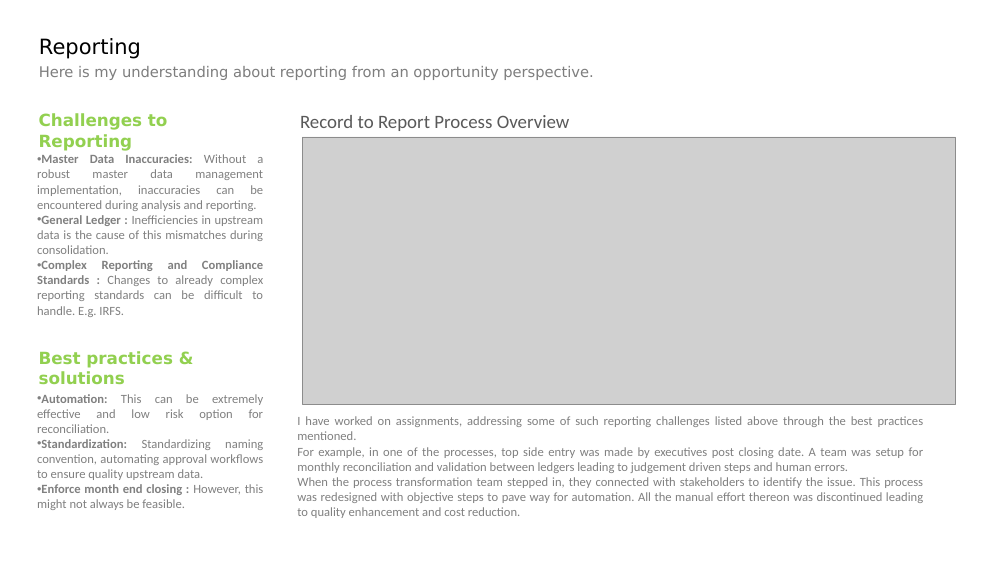
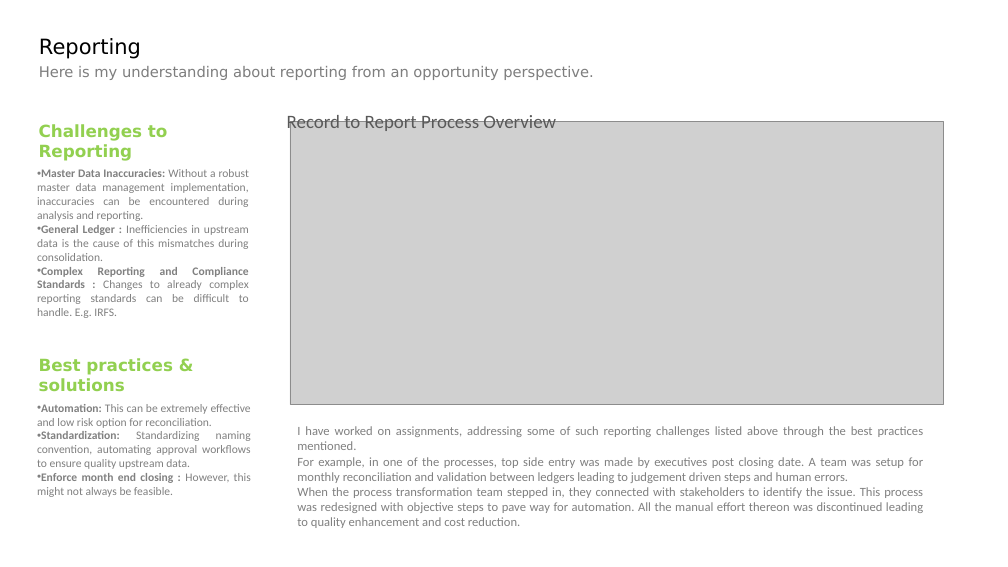
Before and after one commit to vishaln90/Grapht, a slide deck: slide 3 of Slides - Vishal Narsinghani.pptx. Drawn at 1008x567 pixels with LibreOffice and Linux fonts; fonts in the diff are those of the drawing; grey boxes stand for pictures. Boxes give left, top, right and bottom in pixels: in the first picture for what was removed or moved away, otherwise in the second. Text is boxed around its words. In the diff, an @@ line names an element or a change of style, - is before the commit and + after.

```diff
--- a/Slides - Vishal Narsinghani.pptx
+++ b/Slides - Vishal Narsinghani.pptx
@@ 3 texts: place and size @@
-3 texts at [39,113,924,518]
+3 texts at [39,124,924,528]
@@ text "Record to Report Process Overview" rewrapped from [300,115,570,131] to [287,113,556,134] @@
@@ picture: place and size @@
-picture at [302,137,956,405]
+picture at [290,122,944,405]
@@ text "Master Data Inaccuracies: Without a ..." at [37,169,249,318]: size 12 to 11 pt @@
@@ text "Master Data Inaccuracies: Without a ...": place and size @@
-text "Master Data Inaccuracies: Without a ..." at [37,154,264,317]
+text "Master Data Inaccuracies: Without a ..." at [37,169,249,318]
@@ text "Automation: This can be extremely ...": place and size @@
-text "Automation: This can be extremely ..." at [37,394,264,510]
+text "Automation: This can be extremely ..." at [37,404,251,497]
@@ text "Automation: This can be extremely ..." at [37,404,251,497]: size 12 to 11 pt @@
```
Also in this commit, not shown: 2 other slides changed, 1 slide added.
